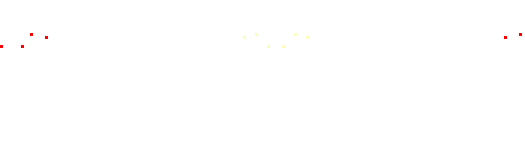
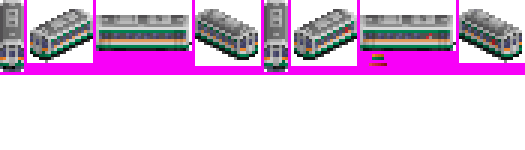
Before/after of a w=525, h=150 layered artwork. What changed in the layer stack:
hid "lights" over box(0, 33, 522, 48)
showed "ac" over box(6, 3, 510, 36)
added layer "at500" above "at600" over box(0, 0, 522, 66)
showed "at700" over box(0, 0, 522, 72)
showed "body" over box(0, 0, 525, 75)
